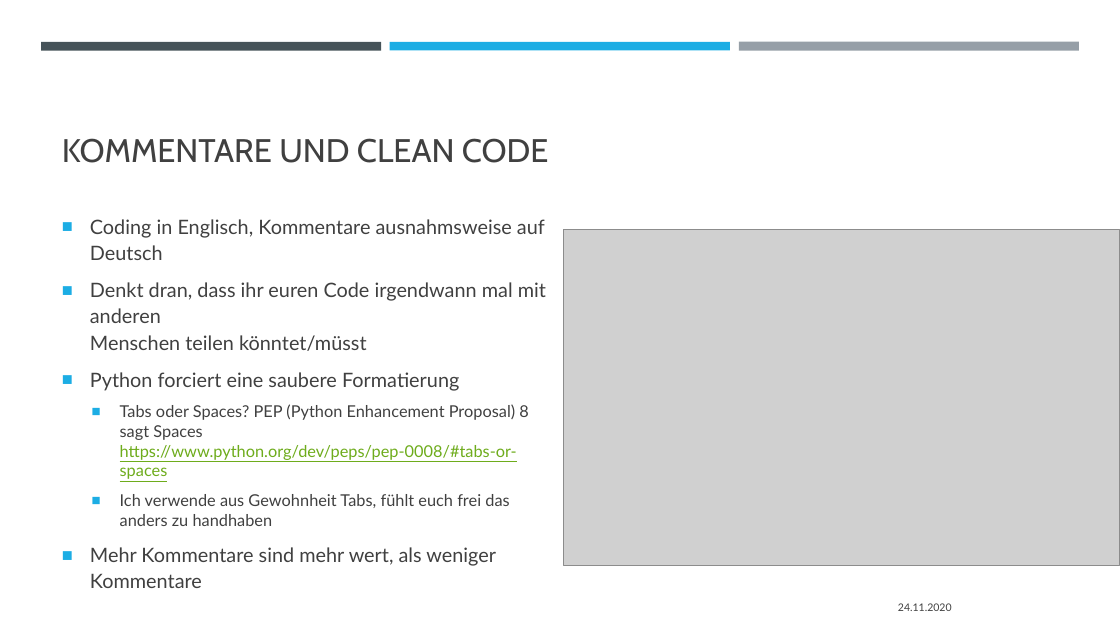
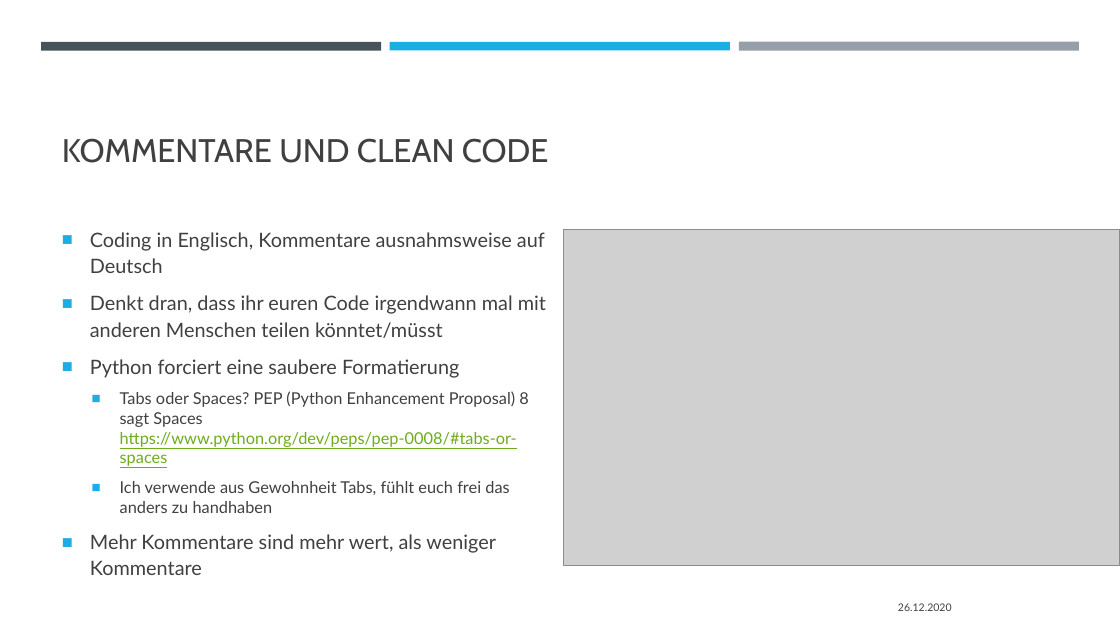
Before and after one commit to padmalcom/AISpeechAssistant, a slide deck: slide 6 of slides/00_b_DevEnv.pptx. Drawn at 1120x630 pixels with LibreOffice and Linux fonts; fonts in the diff are those of the drawing; grey boxes stand for pictures. Boxes give left, top, right and bottom in pixels: in the first picture for what was removed or moved away, otherwise in the second. Text is boxed around its words. In the diff, an @@ line names an element or a change of style, - is before the commit and + after.

```diff
--- a/slides/00_b_DevEnv.pptx
+++ b/slides/00_b_DevEnv.pptx
@@ text "Coding in Englisch, Kommentare ausnahmsweise ..." rewrapped from box(90, 219, 546, 588) to box(90, 232, 546, 575) @@
@@ text at box(898, 603, 952, 611): text changed @@
-24.11.2020
+26.12.2020
```
Also in this commit, not shown: 6 other slides changed, 15 other files.
